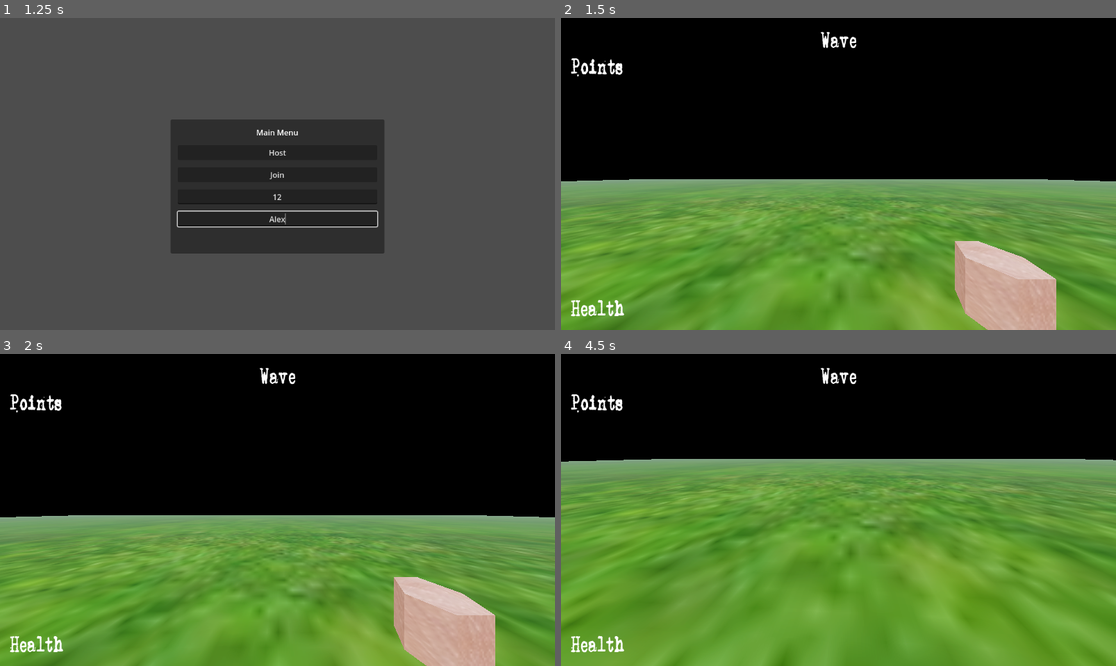
Above: before the commit, frames 1-4 (two rows, left to right).
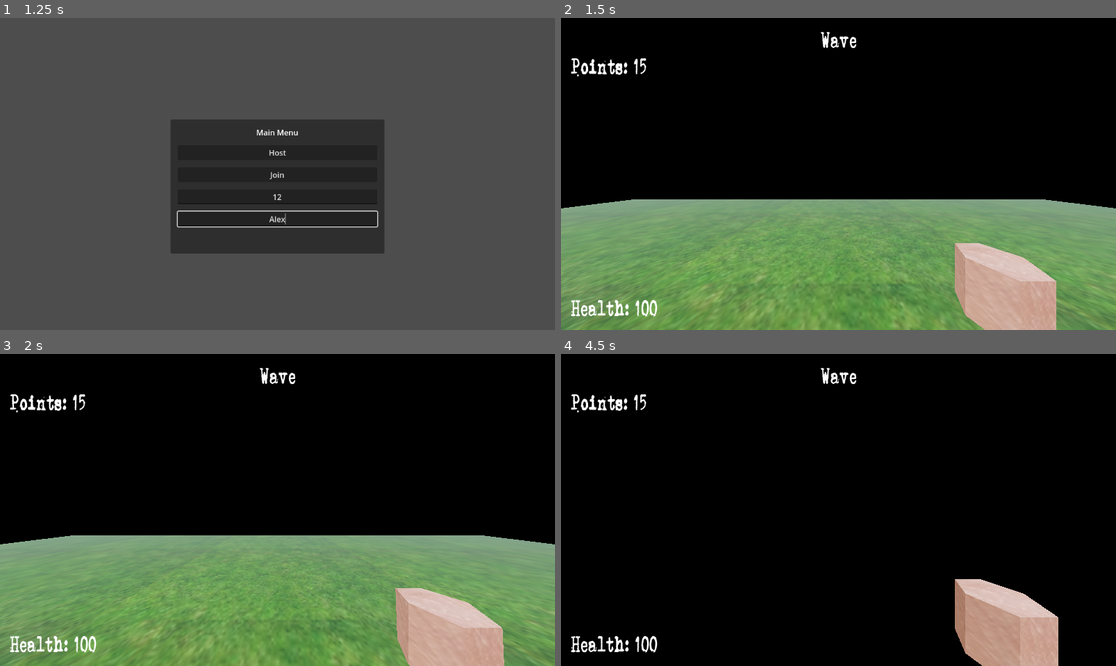
Above: after the commit, the same moments.

Repository: erioxis/dozetgame
Game: Godot game, scene res://Scenes/world.tscn
Same seed, same stepped clock (60 frames per second), same inputs: the game is played once before the commit and once after it.
Inputs (mouse positions are in pixels of both pictures, inside the frame that each line leads up to):
- Up to frame 1 (1.25 s): click (277, 195) at 0.52 s; type "12" at 0.6 s; click (277, 217) at 0.75 s; type "Alex" at 0.83 s
- Up to frame 2 (1.5 s): click "Host" at 1.25 s
- Up to frame 3 (2 s): no input
- Up to frame 4 (4.5 s): tap Enter (ui_accept) at 2, 2.27, 3.02 s; move the mouse to (866, 510) at 2.02 s; hold W (up) from 2.03 s (still down); click (866, 510) at 2.1 s; move the mouse to (810, 510) at 2.77 s; click (810, 510) at 2.85 s; move the mouse to (849, 503) at 3.52 s; tap Q at 3.6 s; click (849, 503) at 3.8 s; move the mouse to (832, 516) at 4.27 s; tap E at 4.35 s

Frame 1 is identical in both runs. In frame 2, 40% of the frame differs, in the area x 0-100%, y 12-100%; in frame 3, 41%; in frame 4, 66%.
Error before the commit: Parse Error: The referenced autoload "RoundInfo" (from "res://scripts/round_info.gd") could not be loaded. (res://scripts/GameManager.gd:12)

Commit message:
removed wave system

Diff:
--- a/Scenes/player.gd
+++ b/Scenes/player.gd
@@ -9,10 +9,7 @@
 @onready var ui = $player_ui
 @onready var hand = $Camera3D/hand
 
-var spectator = preload("res://Scenes/Spectator.tscn")
-
 @onready var anim_player = $AnimationPlayer
-@onready var round_info = get_node("/root/RoundInfo")
 
 var bloodexp = preload("res://Scenes/blood_explosion.tscn")
 
@@ -64,7 +61,6 @@
 
 	if not is_multiplayer_authority(): return
 	# Add the gravity.
-	ui.set_wave(round_info.state, round_info.wave, round_info.time)
 	ui.set_health(health)
 	ui.emit_signal("set", points)
 
@@ -119,10 +115,5 @@
 	anim_player.stop()
 	anim_player.play("shoot")
 
-@rpc("call_local")
-func send_wave(s,w,t):
-	Log.info(name, t)
-	ui.set_wave(s, w, t)
-
 func set_username(n):
 	_label.text = n
--- a/Scenes/world.gd
+++ b/Scenes/world.gd
@@ -36,7 +36,6 @@
 	var player = Player.instantiate()
 	player.name = str(peer_id)
 	add_child(player)
-	rpc_id(peer_id,"set_wave", game_manager.state, game_manager.wave, game_manager.timer.wait_time)
 
 func create_blood(n, pos):
 	var blood = bloodexp.instantiate()
@@ -50,13 +49,6 @@
 		create_blood(15, player.global_position)
 		player.queue_free()
 
-@rpc("call_local")
-func set_wave(s,w,t):
-	game_manager.timer.wait_time = t
-	game_manager.state = s
-	game_manager.wave = w
-	game_manager.set_round_info(s,w,t)
-	game_manager.start_round()
 
 func kill_player(peer_id):
 	var player = get_node_or_null(str(peer_id))
--- a/project.godot
+++ b/project.godot
@@ -14,10 +14,6 @@
 run/main_scene="res://Scenes/world.tscn"
 config/features=PackedStringArray("4.1", "Forward Plus")
 config/icon="res://icon.svg"
-
-[autoload]
-
-RoundInfo="*res://scripts/round_info.gd"
 
 [filesystem]
 
--- a/scripts/GameManager.gd
+++ b/scripts/GameManager.gd
@@ -1,22 +1,27 @@
 extends Node3D
 
 @onready var timer = $Timer
-
-@onready var round_info = get_node("/root/RoundInfo")
 
 var wave: int = 1;
 var max_wave: int = 6;
 var wave_time: int = 60;
 var chill_time: int = 30;
 var wait_time: int = 120;
-var state: RoundInfo.round_state
+
+enum ROUND_STATE
+{
+	WAIT,
+	WAVE,
+	CHILL
+}
+
+var state: ROUND_STATE
 
 func _physics_process(delta):
 	if not is_multiplayer_authority(): return
-	round_info.set_info(state, wave, timer.time_left)
 
 func start_wait():
-	state = RoundInfo.round_state.WAIT
+	state = ROUND_STATE.WAIT
 	timer.wait_time = wait_time
 	timer.start()
 
--- a/ui/player_ui.gd
+++ b/ui/player_ui.gd
@@ -3,27 +3,17 @@
 @onready var plabel:Label = $MarginContainer/VBoxContainer/HBoxContainer/Label
 @onready var wavelabel:Label= $MarginContainer/VBoxContainer/Wave
 @onready var healthlabel:Label = $MarginContainer/down/Health
-@onready var round_info = get_node("/root/RoundInfo")
 
 signal set(p)
 
 func set_func(p):
 	plabel.text = "Points: "+str(p)
 
+func set_wave(w):
+	wavelabel.text = w
+
 func set_health(h):
 	healthlabel.text = "Health: "+str(h)
 
-func set_wave(s, w, t):
-	match s:
-		round_info.round_state.WAIT:
-			wavelabel.text = "Waiting: "+str(t)
-			wavelabel.add_theme_color_override("font_color", Color(1.0,1.0,1.0,1.0))
-		round_info.round_state.WAVE:
-			wavelabel.text = "Wave: "+str(w)+": "+str(t)
-			wavelabel.add_theme_color_override("font_color", Color(1.0,0.3,0.3,1.0))
-		round_info.round_state.CHILL:
-			wavelabel.text = "Chill: "+str(t)
-			wavelabel.add_theme_color_override("font_color", Color(0.0,0.7,0.7,1.0))
-
 func _ready():
 	set.connect(set_func)
